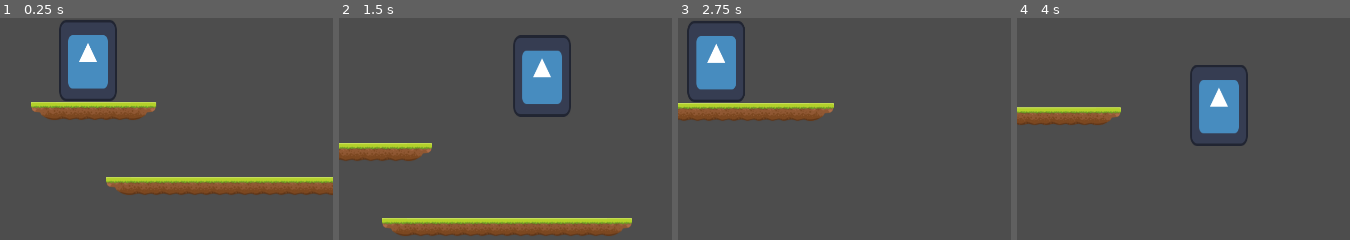
Above: before the commit, frames 1-4 (left to right).
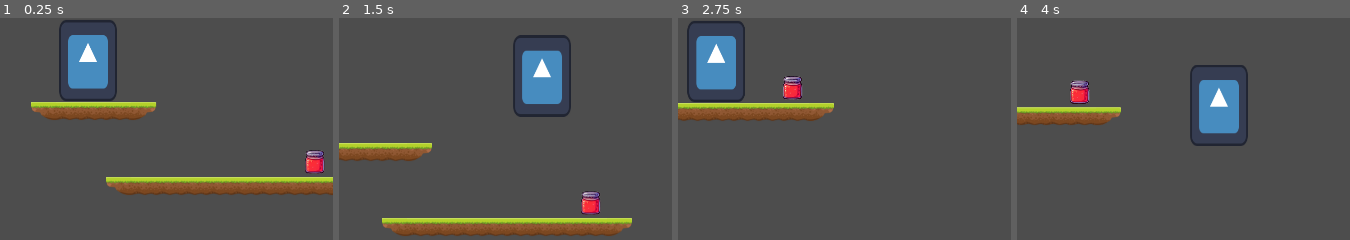
Above: after the commit, the same moments.

Repository: Alliance-of-Numpties/terry-toastington
Game: Godot game, scene res://scenes/main.tscn
The game is run twice, just before and just after one commit, with the same random seed, the same clock (stepped at 60 frames per second) and the same inputs. The engine's default icon, where the game draws it, is replaced by a stand-in: a white triangle on a blue panel in a dark square.
Inputs:
- Up to frame 1 (0.25 s): no input
- Up to frame 2 (1.5 s): hold D (right) from 0.53 s (still down); tap Space (jump) at 0.77 s
- Up to frame 3 (2.75 s): tap Space (jump) at 1.52 s; release D (right) at 2.03 s; hold A (left) from 2.03 s (still down)
- Up to frame 4 (4 s): release A (left) at 2.78 s; hold D (right) from 2.78 s (still down); tap Space (jump) at 3.02, 3.77 s
The pictures show only the part of the screen within x 46-96%, y 40-90%; the shares and areas given below are measured in that part.

The runs differ from the first frame. In frame 1, 0.5% of the frame differs, in the area x 91-98%, y 59-71%; in frame 2, 0.6%; in frame 3, 0.6%; in frame 4, 0.6%, in the area x 15-22%, y 27-39%.

Commit message:
Add jam item scene

Diff:
--- /dev/null
+++ b/scenes/jam.tscn
@@ -0,0 +1,18 @@
+[gd_scene load_steps=4 format=3 uid="uid://c2sjl2lumqg5o"]
+
+[ext_resource type="Script" path="res://scenes/jam.gd" id="1_bnpcb"]
+[ext_resource type="Texture2D" uid="uid://cnuy6bplblaiq" path="res://jam.png" id="1_cj6qd"]
+
+[sub_resource type="RectangleShape2D" id="RectangleShape2D_2njnp"]
+
+[node name="Item" type="Area2D"]
+script = ExtResource("1_bnpcb")
+
+[node name="CollisionShape2D" type="CollisionShape2D" parent="."]
+shape = SubResource("RectangleShape2D_2njnp")
+
+[node name="Sprite2D" type="Sprite2D" parent="."]
+scale = Vector2(0.5, 0.5)
+texture = ExtResource("1_cj6qd")
+
+[connection signal="body_entered" from="." to="." method="_on_body_entered"]
--- a/scenes/main.tscn
+++ b/scenes/main.tscn
@@ -1,6 +1,7 @@
 [gd_scene load_steps=6 format=3 uid="uid://doscg0l784buy"]
 
 [ext_resource type="PackedScene" path="res://scenes/player.tscn" id="1_srqt0"]
+[ext_resource type="PackedScene" uid="uid://c2sjl2lumqg5o" path="res://scenes/jam.tscn" id="3_sdxo6"]
 [ext_resource type="Texture2D" uid="uid://cgcdnlurqo8ge" path="res://Tile.svg" id="3_yahx2"]
 
 [sub_resource type="TileSetAtlasSource" id="TileSetAtlasSource_818o3"]
@@ -101,3 +102,6 @@
 tile_set = SubResource("TileSet_dp532")
 format = 2
 layer_0/tile_data = PackedInt32Array(524302, 196609, 3, 327682, 65537, 3, 327683, 131073, 3, 327684, 131073, 3, 327685, …(200 unchanged characters)…
+
+[node name="Jam" parent="." instance=ExtResource("3_sdxo6")]
+position = Vector2(534, 296)
Binary file added: jam.png
Not shown, added: jam.png.import
